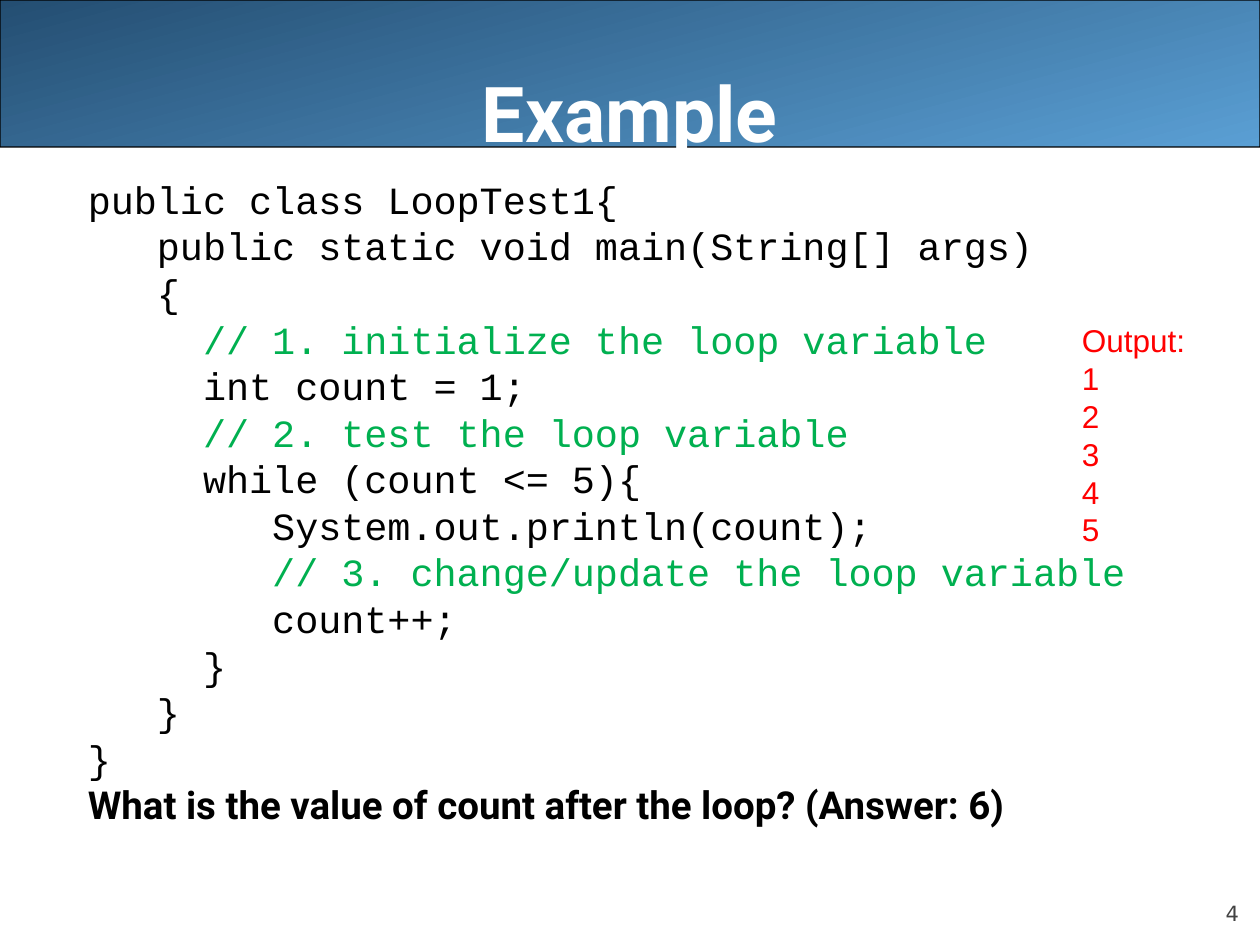
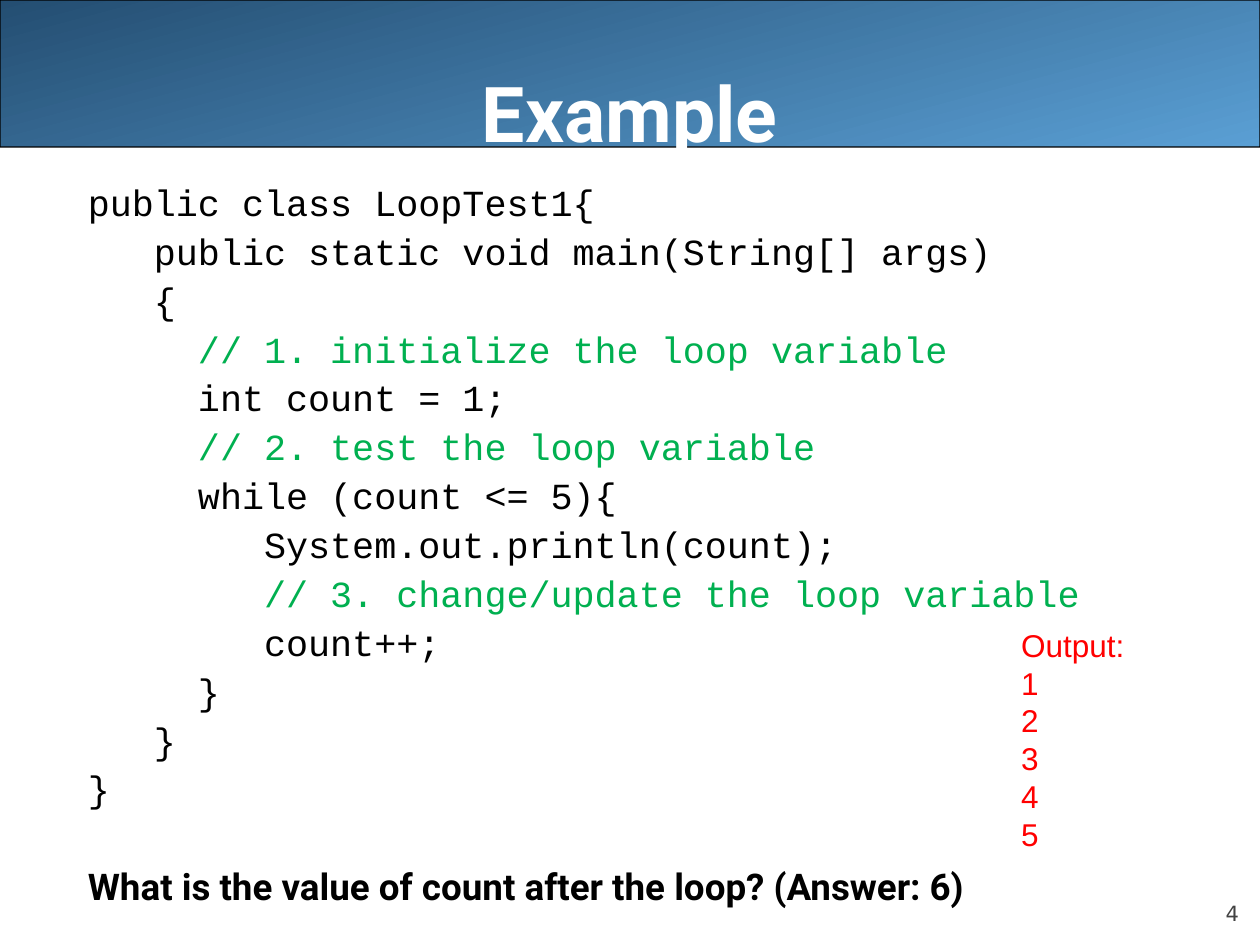
Before and after one commit to LongBaoNguyen/longbaonguyen.github.io, a slide deck: slide 4 of courses/apcsa/lecture10.ppt. Drawn at 1260x945 pixels with LibreOffice and Linux fonts; fonts in the diff are those of the drawing. Boxes give left, top, right and bottom in pixels: in the first picture for what was removed or moved away, otherwise in the second. Text is boxed around its words. In the diff, an @@ line names an element or a change of style, - is before the commit and + after.

```diff
--- a/courses/apcsa/lecture10.ppt
+++ b/courses/apcsa/lecture10.ppt
@@ text "public class LoopTest1{" at (x1=88, y1=190, x2=1079, y2=908): size 22 to 21 pt; line spacing 0.8 to 0.9 @@
@@ text "Output:" moved from (x1=1082, y1=330, x2=1185, y2=542) to (x1=1021, y1=635, x2=1124, y2=847) @@
```
Also in this commit, not shown: 7 other slides changed, 10 other files.
